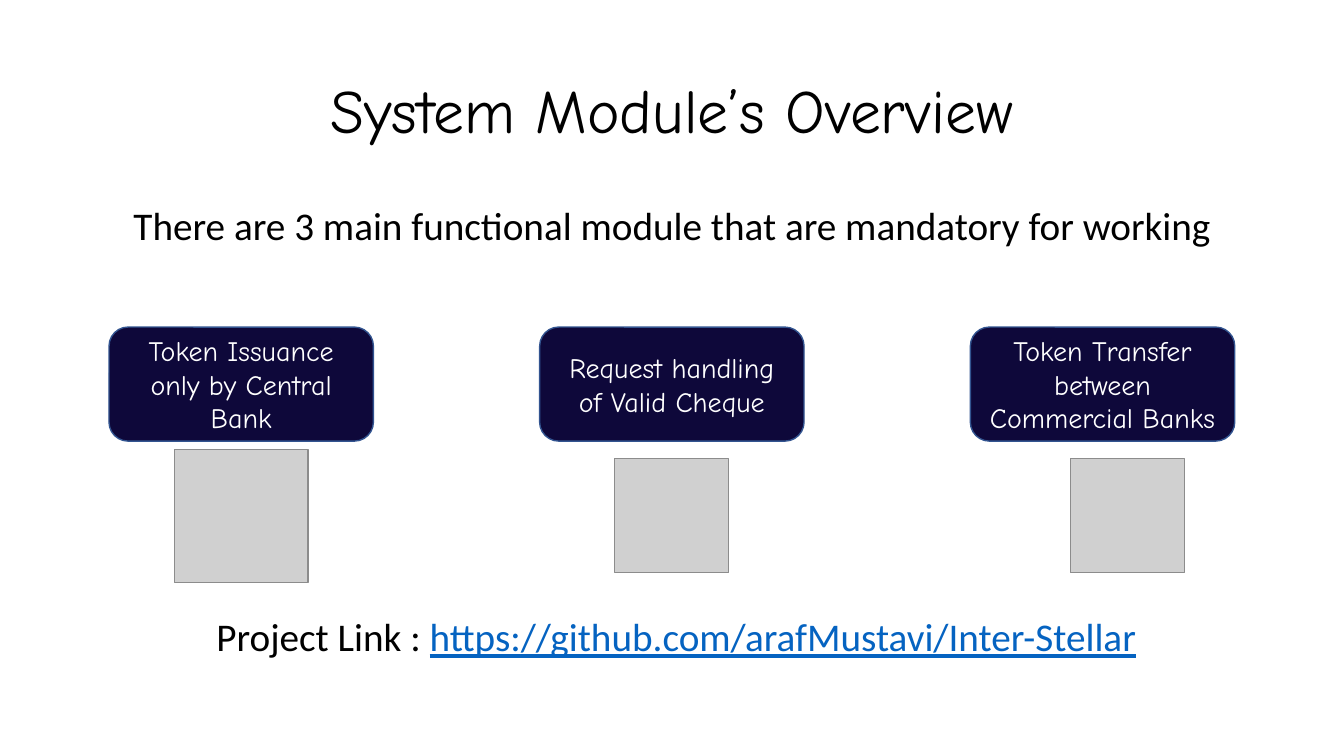
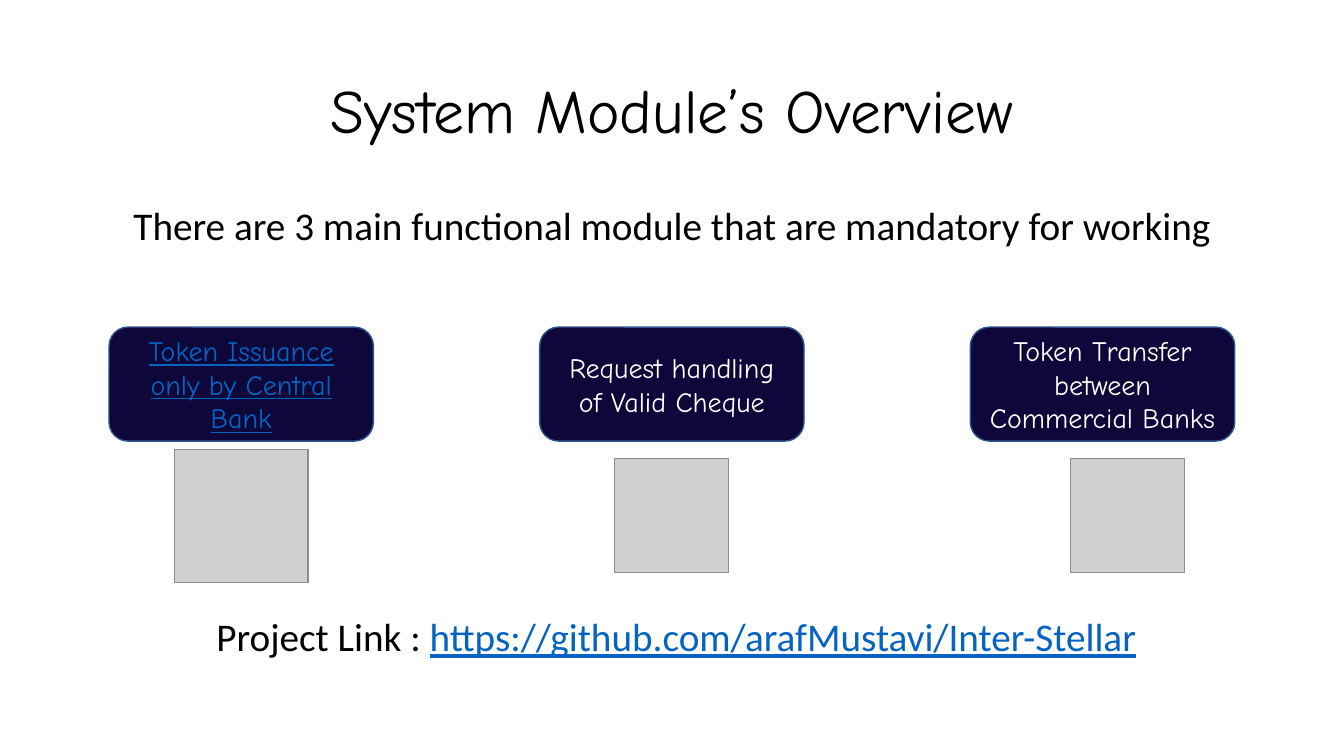
Before and after one commit to arafMustavi/Inter-Stellar, a slide deck: slide 8 of Final Presentation.pptx. Drawn at 1344x756 pixels with LibreOffice and Linux fonts; fonts in the diff are those of the drawing; grey boxes stand for pictures. Boxes give left, top, right and bottom in pixels: in the first picture for what was removed or moved away, otherwise in the second. Text is boxed around its words. In the diff, an @@ line names an element or a change of style, - is before the commit and + after.

Commit message:
Module 01 Running

```diff
--- a/Final Presentation.pptx
+++ b/Final Presentation.pptx
@@ rounded rectangle "Token Issuance only by Central ..." at (x1=109, y1=327, x2=373, y2=441): text colour #FFFFFF to #0563C1, underline on @@
```
Also in this commit, not shown: 26 other files.
